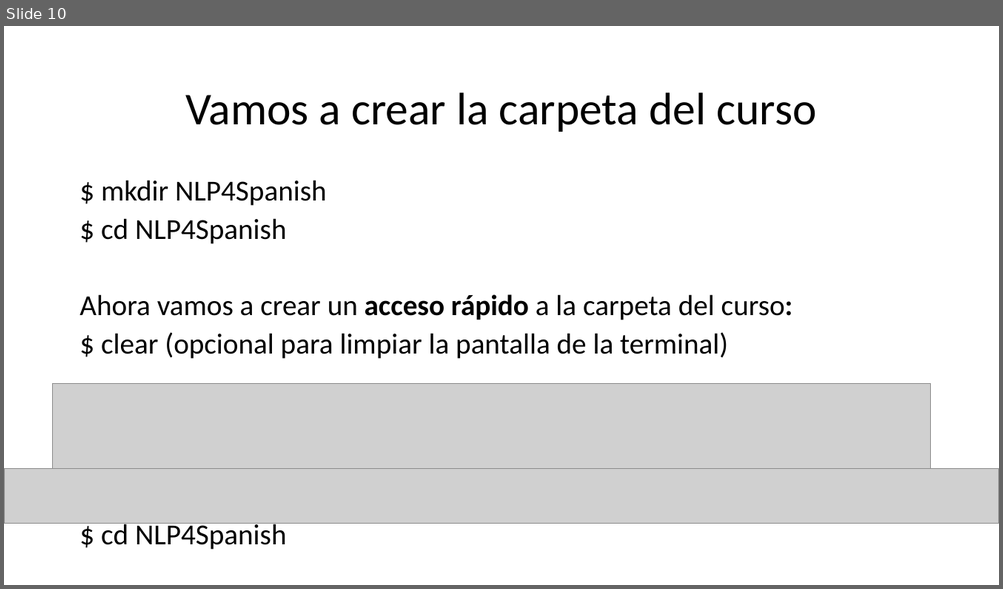
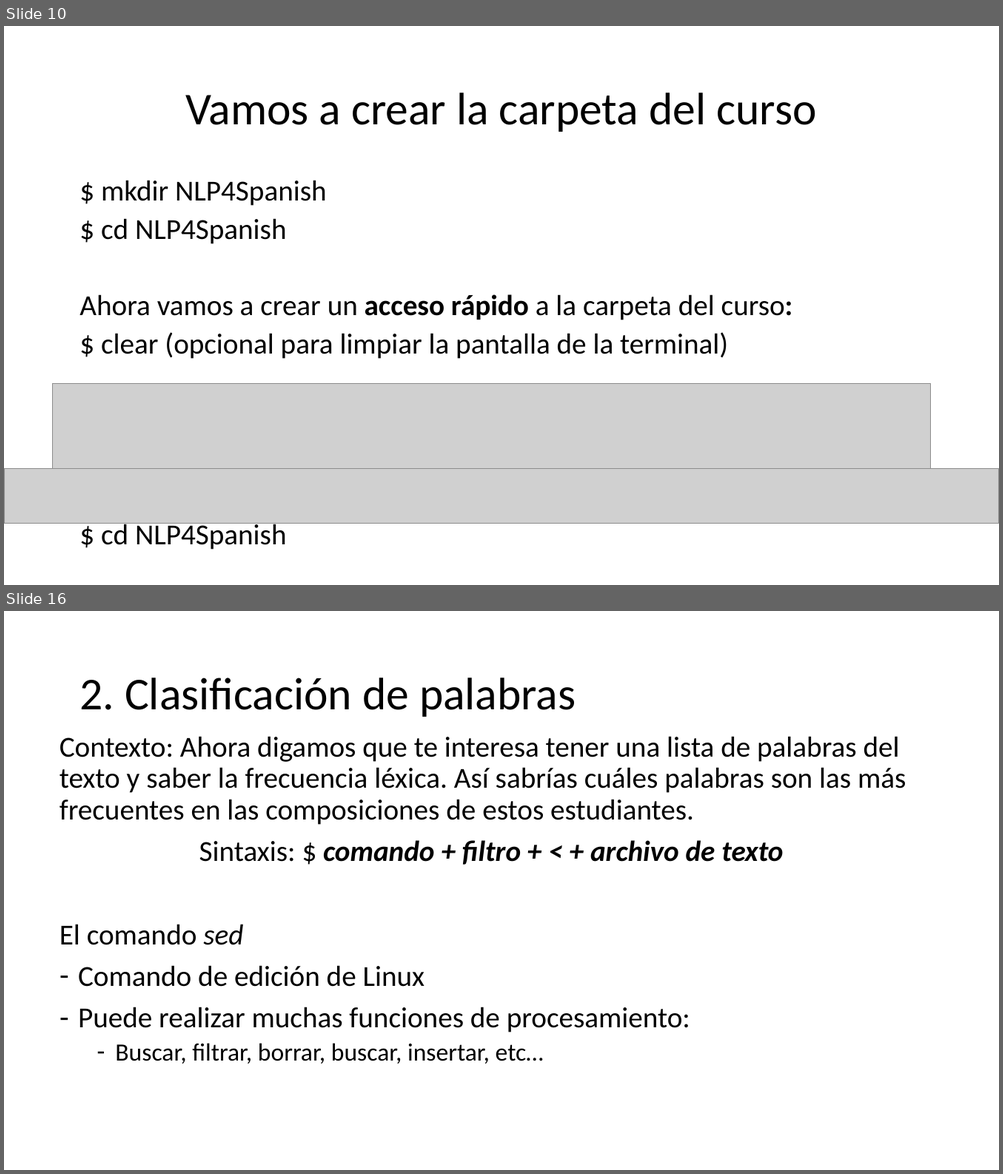
Before and after one commit to falconrr/NLP4SPanish2022, a slide deck: Week 1/Classes/Clase1.pptx. Shown one above the other, each under a label of ours: slide 10 before the commit, slides 10 and 16 after it; the slides between them are not shown. The pictures are 1003x589 and 1003x1174 pixels, drawn with LibreOffice and Linux fonts; fonts in the diff are those of the drawing; grey boxes stand for pictures. Boxes give left, top, right and bottom in pixels: in the first picture for what was removed or moved away, otherwise in the second. Text is boxed around its words. In the diff, an @@ line names an element or a change of style, - is before the commit and + after.

```diff
--- a/Week 1/Classes/Clase1.pptx
+++ b/Week 1/Classes/Clase1.pptx
@@ slide 16 added at <box>4,611,999,1170</box>, background #FFFFFF @@
@@ title added at <box>79,678,576,717</box>, 44 pt, text #000000 @@
+2. Clasificación de palabras
@@ text added at <box>60,736,905,1064</box>, 28 pt, text #000000 @@
+Contexto: Ahora digamos que te interesa tener una lista de palabras del texto y saber la frecuencia léxica. Así sabrías cuáles palabras son las más frecuentes en las composiciones de estos estudiantes.
+Sintaxis: $ comando + filtro + < + archivo de texto
+El comando sed
+– Comando de edición de Linux
+– Puede realizar muchas funciones de procesamiento:
+  – Buscar, filtrar, borrar, buscar, insertar, etc…
```
Also in this commit, not shown: 4 slides changed, 15 other slides added, 1 slide removed, 9 other files.
